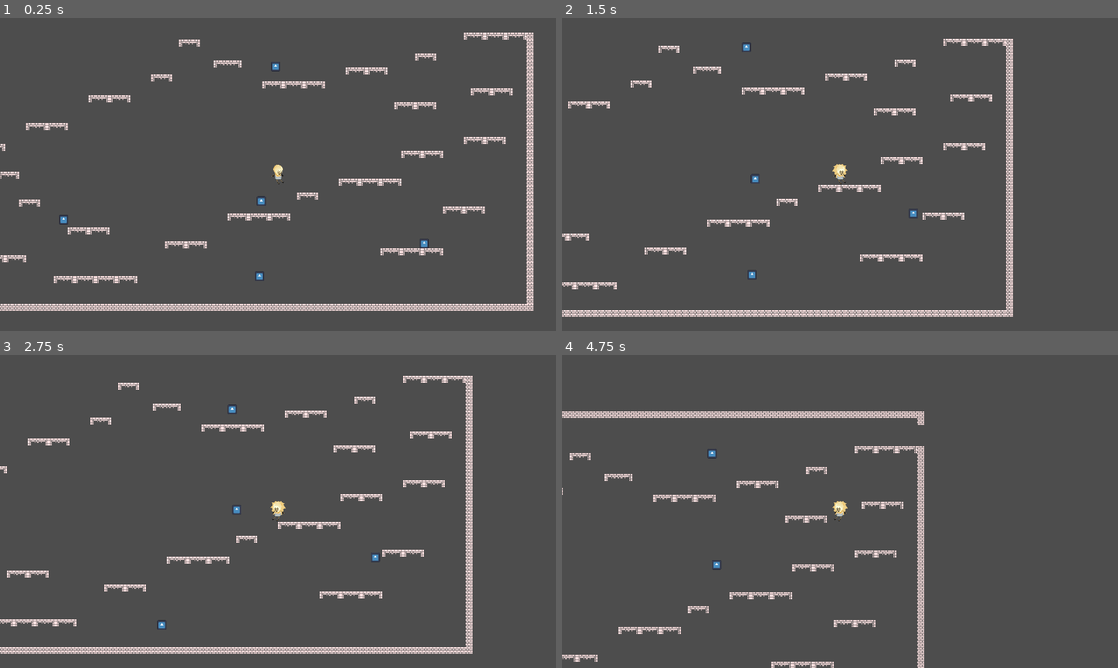
Above: before the commit, frames 1-4 (two rows, left to right).
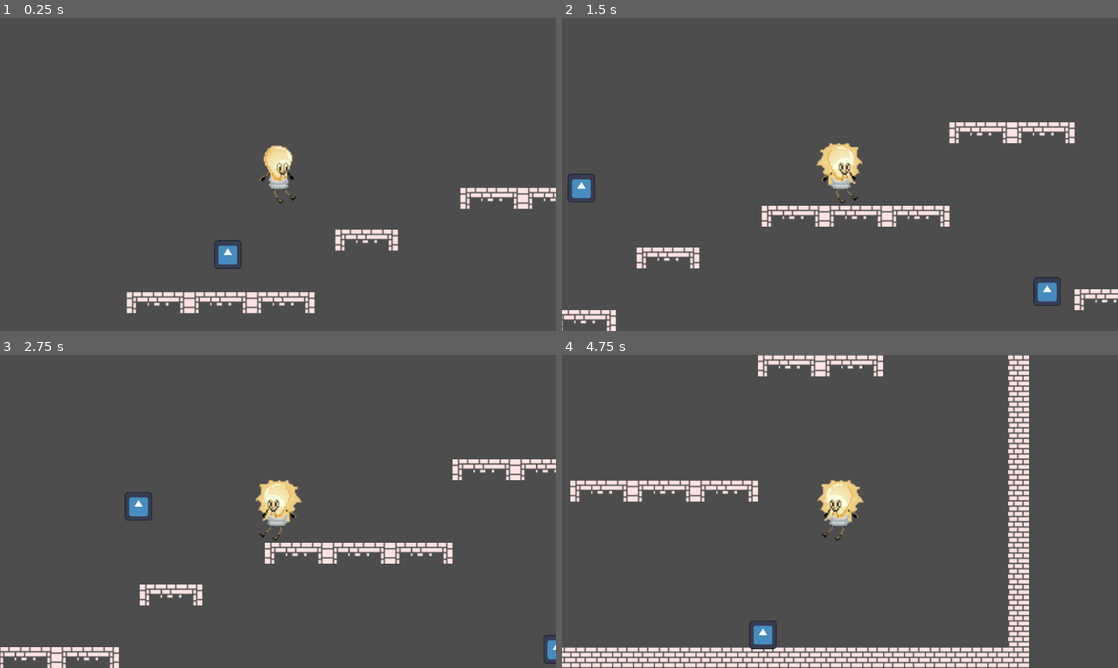
Above: after the commit, the same moments.

Repository: EXLAIZOR/tick-times
Game: Godot game, scene res://Scenes/level1.tscn
Two runs of this game, one before a commit and one after it. Both use one fixed random seed, a clock stepped at 60 frames per second and the inputs below. The engine's default icon, where the game draws it, is replaced by a stand-in: a white triangle on a blue panel in a dark square.
Inputs (mouse positions are in pixels of both pictures, inside the frame that each line leads up to):
- Up to frame 1 (0.25 s): no input
- Up to frame 2 (1.5 s): move the mouse to (962, 158) at 0.52 s; hold D (MoveRight) from 0.53 s (still down); click (962, 158) at 0.6 s; tap W (Jump) at 0.77 s; move the mouse to (728, 190) at 1.27 s; click (728, 190) at 1.35 s
- Up to frame 3 (2.75 s): tap W (Jump) at 1.52 s; move the mouse to (333, 442) at 2.02 s; release D (MoveRight) at 2.03 s; hold A (MoveLeft) from 2.03 s (still down); click (333, 442) at 2.1 s
- Up to frame 4 (4.75 s): move the mouse to (812, 574) at 2.77 s; release A (MoveLeft) at 2.78 s; hold D (MoveRight) 2.78-4.28 s; click (812, 574) at 2.85 s; tap W (Jump) at 3.02, 3.77, 4.52 s; move the mouse to (1006, 558) at 3.52 s; click (1006, 558) at 3.6 s; move the mouse to (673, 464) at 4.27 s; hold A (MoveLeft) from 4.28 s (still down); click (673, 464) at 4.35 s

The runs differ from the first frame. In frame 1, 9.3% of the frame differs, in the area x 0-100%, y 4-95%; in frame 2, 9.3%; in frame 3, 9.3%; in frame 4, 15%, in the area x 0-84%, y 0-100%.

Commit message:
Hitbox
Size

Diff:
--- a/player.tscn
+++ b/player.tscn
@@ -102,7 +102,7 @@
 }]
 
 [sub_resource type="RectangleShape2D" id="RectangleShape2D_y1p4y"]
-size = Vector2(48, 48)
+size = Vector2(31, 48)
 
 [node name="Player" type="CharacterBody2D" unique_id=1425424670]
 script = ExtResource("1_onrkg")
@@ -112,8 +112,10 @@
 animation = &"walk"
 
 [node name="Camera2D" type="Camera2D" parent="." unique_id=541086614]
+zoom = Vector2(3, 3)
 
 [node name="CollisionShape2D" type="CollisionShape2D" parent="." unique_id=167035600]
+position = Vector2(-1.5, 0)
 shape = SubResource("RectangleShape2D_y1p4y")
 
 [node name="HealthComponent" type="Node" parent="." unique_id=1233160677 node_paths=PackedStringArray("ROOT")]
Not shown, changed: Assets/Images/Player/pngtree-retro-light-bulb-png-image_13326821.png.import
